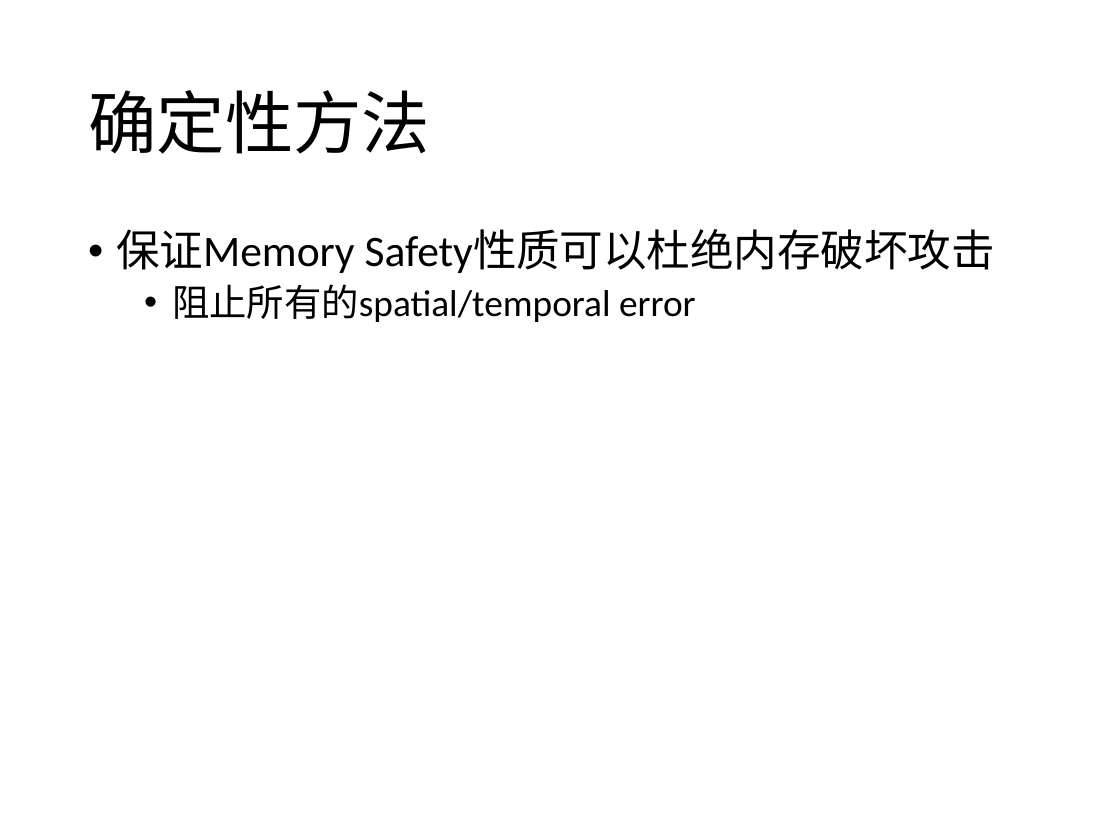
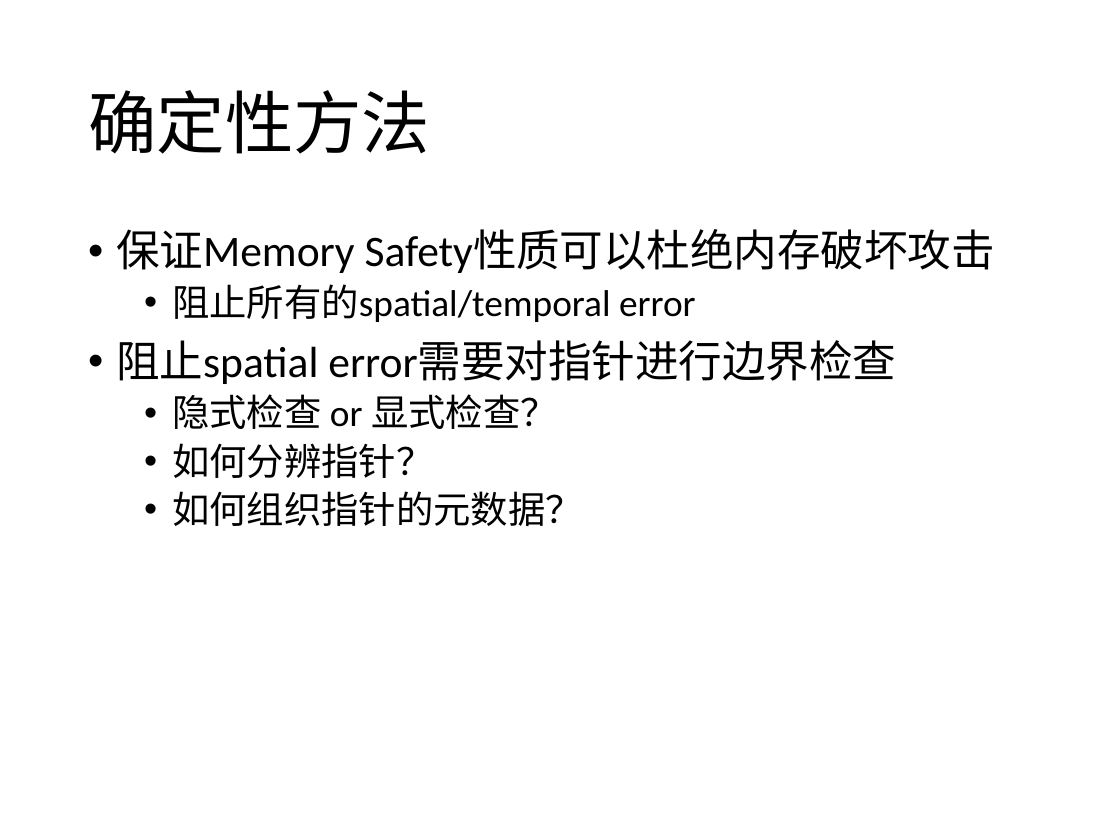
Before and after one commit to CodeATA/Docs, a slide deck: slide 23 of 内存安全报告.pptx. Drawn at 1120x840 pixels with LibreOffice and Linux fonts; fonts in the diff are those of the drawing. Boxes give left, top, right and bottom in pixels: in the first picture for what was removed or moved away, otherwise in the second. Text is boxed around its words. In the diff, an @@ line names an element or a change of style, - is before the commit and + after.

Commit message:
ppt update

```diff
--- a/内存安全报告.pptx
+++ b/内存安全报告.pptx
@@ text at (116,340,896,526): paragraphs added @@
+• 阻止spatial error需要对指针进行边界检查
+  • 隐式检查 or 显式检查？
+  • 如何分辨指针？
+  • 如何组织指针的元数据？
```
Also in this commit, not shown: 14 slides added, 1 other file.
